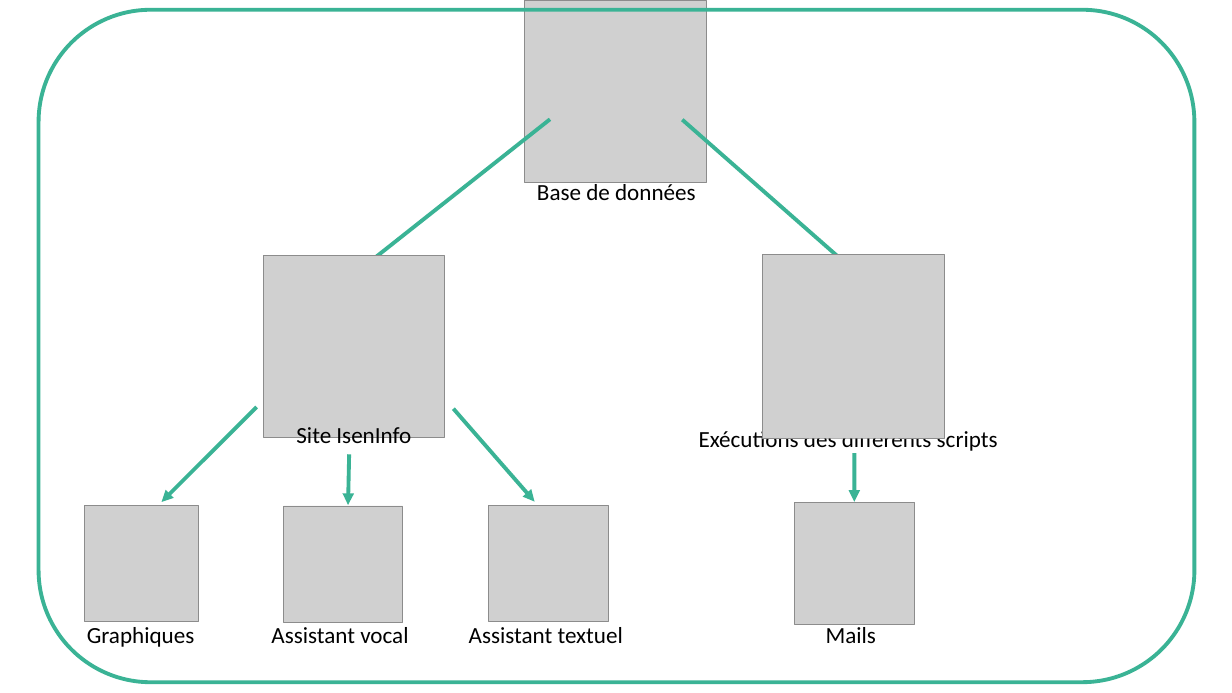
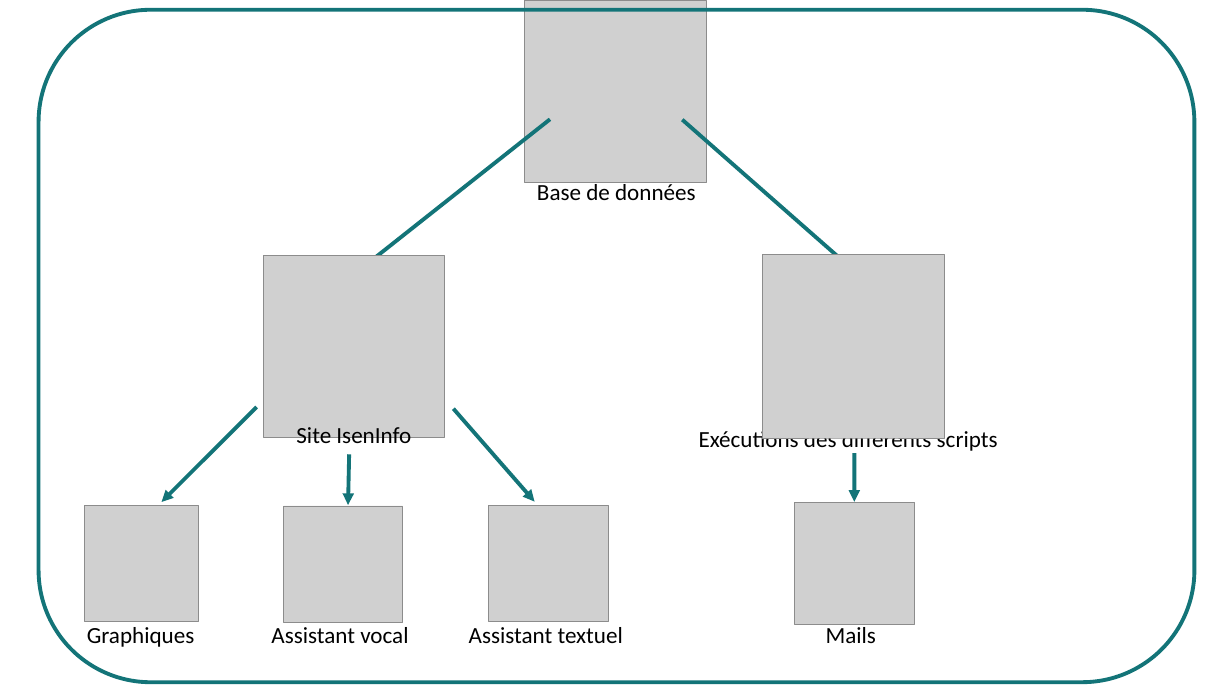
Before and after one commit to hugodemenez/isen-student-portal, a slide deck: slide 6 of presentation/Structure_Projet.pptx. Drawn at 1232x693 pixels with LibreOffice and Linux fonts; fonts in the diff are those of the drawing; grey boxes stand for pictures. Boxes give left, top, right and bottom in pixels: in the first picture for what was removed or moved away, otherwise in the second. Text is boxed around its words. In the diff, an @@ line names an element or a change of style, - is before the commit and + after.

```diff
--- a/presentation/Structure_Projet.pptx
+++ b/presentation/Structure_Projet.pptx
@@ rounded rectangle at [39, 10, 1195, 683]: outline #3AB395 3 pt to #137478 3 pt @@
@@ arrow (550, 119) - (358, 271): stroke #3AB395 3 pt to #137478 3 pt @@
@@ arrow (682, 120) - (857, 273): stroke #3AB395 3 pt to #137478 3 pt @@
@@ arrow (257, 408) - (162, 502): stroke #3AB395 3 pt to #137478 3 pt @@
@@ arrow (454, 409) - (535, 502): stroke #3AB395 3 pt to #137478 3 pt @@
@@ arrow (349, 455) - (348, 505): stroke #3AB395 3 pt to #137478 3 pt @@
@@ arrow (855, 454) - (855, 502): stroke #3AB395 3 pt to #137478 3 pt @@
```
Also in this commit, not shown: 5 other slides changed, 14 other files.
